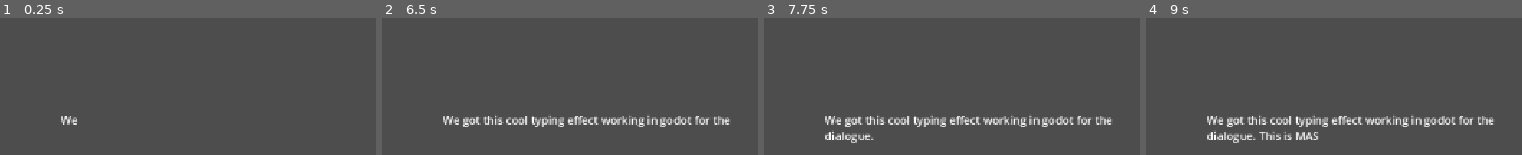
Above: before the commit, frames 1-4 (left to right).
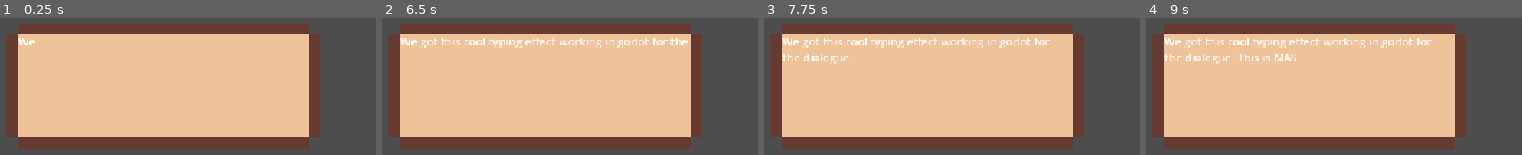
Above: after the commit, the same moments.

Repository: HridumD/gamename
Game: Godot game, scene res://scenes/dialogue.tscn
The game is run twice, just before and just after one commit, with the same random seed, the same clock (stepped at 60 frames per second) and the same inputs.
Inputs:
- Up to frame 1 (0.25 s): no input
- Up to frame 2 (6.5 s): tap Enter at 0.5, 2, 3.5 s; tap Space at 1.25, 2.75, 4.25 s
- Up to frame 3 (7.75 s): no input
- Up to frame 4 (9 s): no input

The runs differ from the first frame. In frame 1, 75% of the frame differs, in the area x 1-86%, y 4-96%; in frame 2, 76%, in the area x 1-93%, y 4-96%; in frame 3, 76%; in frame 4, 76%.

Commit message:
Added Dialogue Box

Diff:
--- a/game-name/project.godot
+++ b/game-name/project.godot
@@ -26,6 +26,7 @@
 
 [rendering]
 
+textures/canvas_textures/default_texture_filter=0
 rendering_device/driver.windows="d3d12"
 renderer/rendering_method="gl_compatibility"
 renderer/rendering_method.mobile="gl_compatibility"
--- a/game-name/scenes/dialogue.tscn
+++ b/game-name/scenes/dialogue.tscn
@@ -1,6 +1,7 @@
 [gd_scene format=3 uid="uid://ccireu3j1fy3k"]
 
 [ext_resource type="Script" uid="uid://b5e2g8tgu6bgg" path="res://scripts/dialogue_manager.gd" id="1_jwyou"]
+[ext_resource type="Texture2D" uid="uid://tsh7w87f0q8q" path="res://assets/DialogueBox.png" id="2_3n4vj"]
 
 [node name="Dialogue" type="Control" unique_id=1860959475]
 layout_mode = 3
@@ -13,10 +14,16 @@
 dialogue_lines = "We got this cool typing effect working in godot for the dialogue. This is MASSIVE news for the unemployed."
 delay = 0.1
 
+[node name="DialogueBox" type="Sprite2D" parent="." unique_id=1790524748]
+texture_filter = 1
+position = Vector2(430.99997, 223)
+scale = Vector2(15, 15)
+texture = ExtResource("2_3n4vj")
+
 [node name="DialogueText" type="RichTextLabel" parent="." unique_id=2123711139]
 layout_mode = 0
-offset_left = 283.0
-offset_top = 230.0
-offset_right = 737.0
-offset_bottom = 485.0
+offset_left = 222.0
+offset_top = 117.0
+offset_right = 640.0
+offset_bottom = 267.0
 text = "placeholder dialogue"
--- a/game-name/scripts/dialogue_manager.gd
+++ b/game-name/scripts/dialogue_manager.gd
@@ -1,6 +1,6 @@
 extends Node
 
-# Uninitialized Variables
+# Uninitialized Variables (Editable in Editor)
 @export var dialogue_lines: String
 @export var delay: float
 
@@ -9,7 +9,7 @@
 
 # Start function (Called once at start)
 func _ready() -> void:
-	RTL = self.get_child(0)
+	RTL = self.get_child(1)
 
 	RTL.text = dialogue_lines
 
Binary file added: game-name/assets/DialogueBox.ase
Binary file added: game-name/assets/DialogueBox.png
Not shown, added: game-name/assets/DialogueBox.png.import
